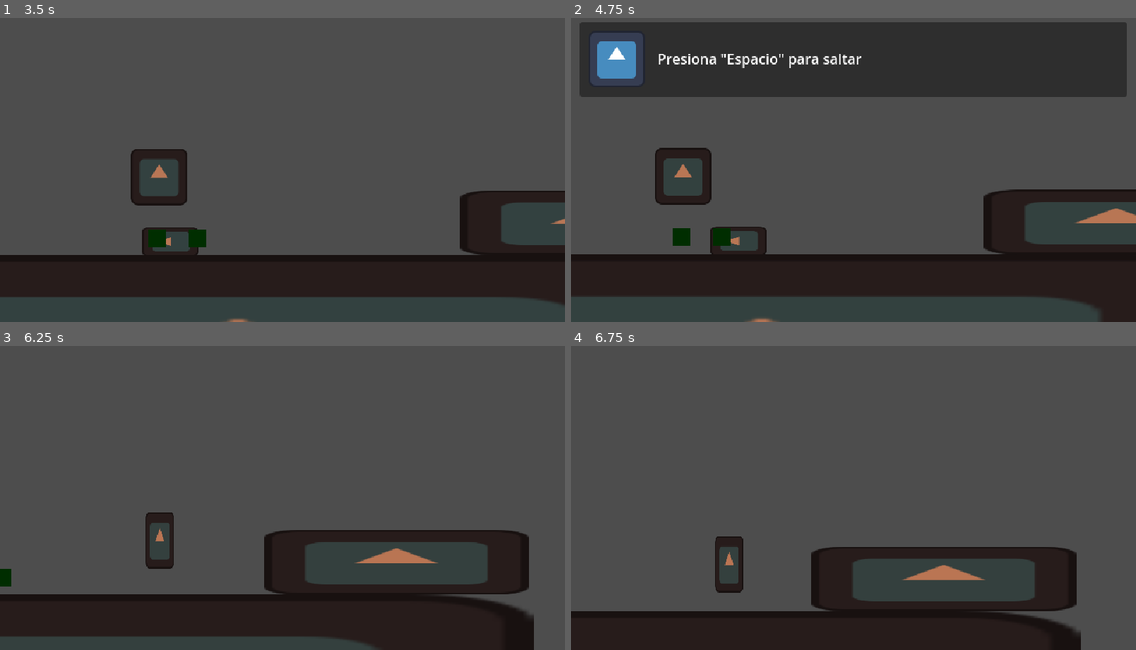
Above: before the commit, frames 1-4 (two rows, left to right).
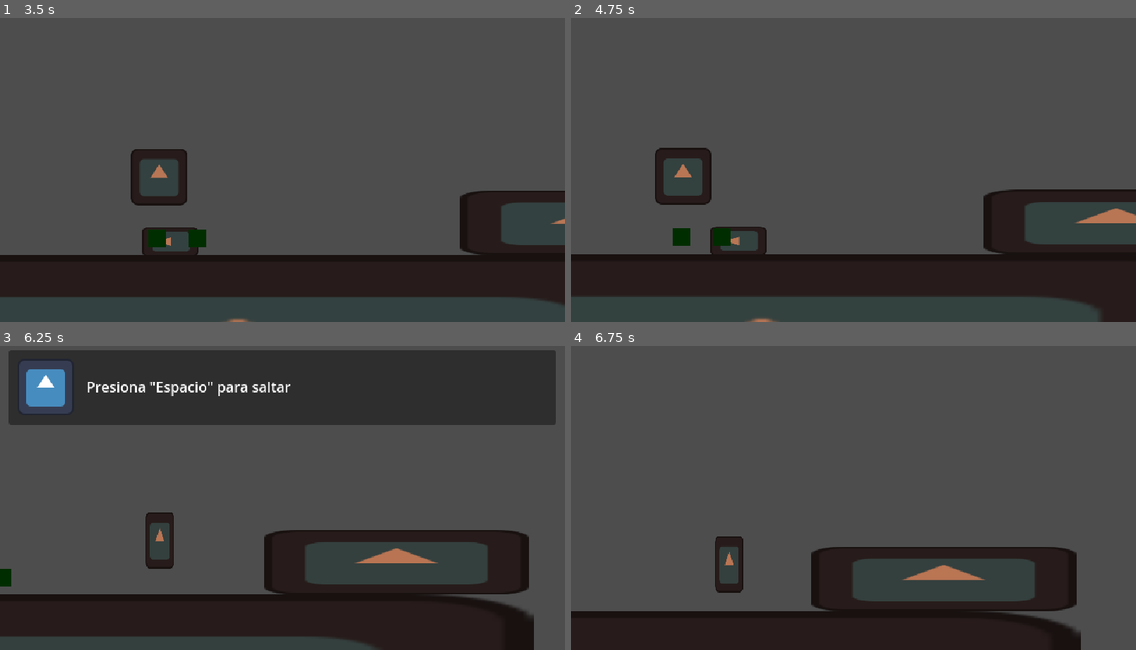
Above: after the commit, the same moments.

Repository: AlfredoCamarena/Protocolo-Ocaso
Game: Godot game, scene res://main/main.tscn
Two runs of this game, one before a commit and one after it. Both use one fixed random seed, a clock stepped at 60 frames per second and the inputs below. The engine's default icon, where the game draws it, is replaced by a stand-in: a white triangle on a blue panel in a dark square.
Inputs:
- Up to frame 1 (3.5 s): tap Enter at 0.5 s; hold S (slide) 0.53-1.28 s; tap Space (jump) at 0.77, 1.52, 3.02 s; tap S (slide) at 1.35, 2, 2.85 s; hold S (slide) 2.03-2.78 s
- Up to frame 2 (4.75 s): hold S (slide) 3.53-4.28 s; tap Space (jump) at 3.77, 4.52 s; tap S (slide) at 4.35 s
- Up to frame 3 (6.25 s): tap Space (jump) at 5, 5.75, 6.02 s; hold S (slide) 5.03-5.78 s; tap S (slide) at 5.85 s
- Up to frame 4 (6.75 s): tap Space (jump) at 6.5 s; hold S (slide) from 6.53 s (still down)

Frame 1 is identical in both runs. In frame 2, 23% of the frame differs, in the area x 1-99%, y 1-26%; in frame 3, 23%; in frame 4, less than 0.1%.

Commit message:
Arregla trigger de dialogo cuando Player usaba slide

Diff:
--- a/player/player.tscn
+++ b/player/player.tscn
@@ -17,6 +17,8 @@
 [sub_resource type="CapsuleShape2D" id="CapsuleShape2D_g1dw6"]
 radius = 30.0
 height = 124.0
+
+[sub_resource type="CircleShape2D" id="CircleShape2D_hg6s5"]
 
 [node name="Player" type="CharacterBody2D"]
 collision_layer = 2
@@ -89,3 +91,10 @@
 script = ExtResource("8_rgyib")
 player = NodePath("../..")
 metadata/_custom_type_script = "uid://jbvpx27cis5o"
+
+[node name="BodySensor" type="Area2D" parent="."]
+position = Vector2(0, -31)
+collision_layer = 2
+
+[node name="CollisionShape2D" type="CollisionShape2D" parent="BodySensor"]
+shape = SubResource("CircleShape2D_hg6s5")
--- a/radio_zone/radio_zone.gd
+++ b/radio_zone/radio_zone.gd
@@ -4,10 +4,10 @@
 @export_multiline var dialogue_text := "Escribe aquí tu mensaje..."
 
 func _ready() -> void:
-	body_entered.connect(func(body: Node2D):
-		if body is Player:
+	area_entered.connect(func(area: Area2D):
+		if area.name == "BodySensor":
 			EventBus.radio_message_show_requested.emit(dialogue_text))
 
-	body_exited.connect(func(body: Node2D):
-		if body is Player:
+	area_exited.connect(func(area: Area2D):
+		if area.name == "BodySensor":
 			EventBus.radio_message_hide_requested.emit())
Not shown: 1 places in player/player.tscn that only renumber resources
